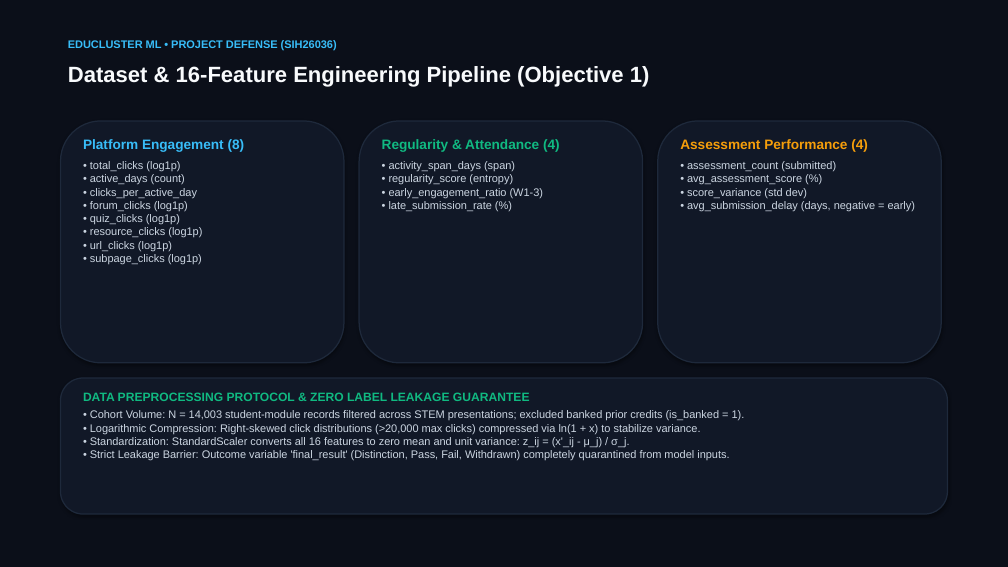
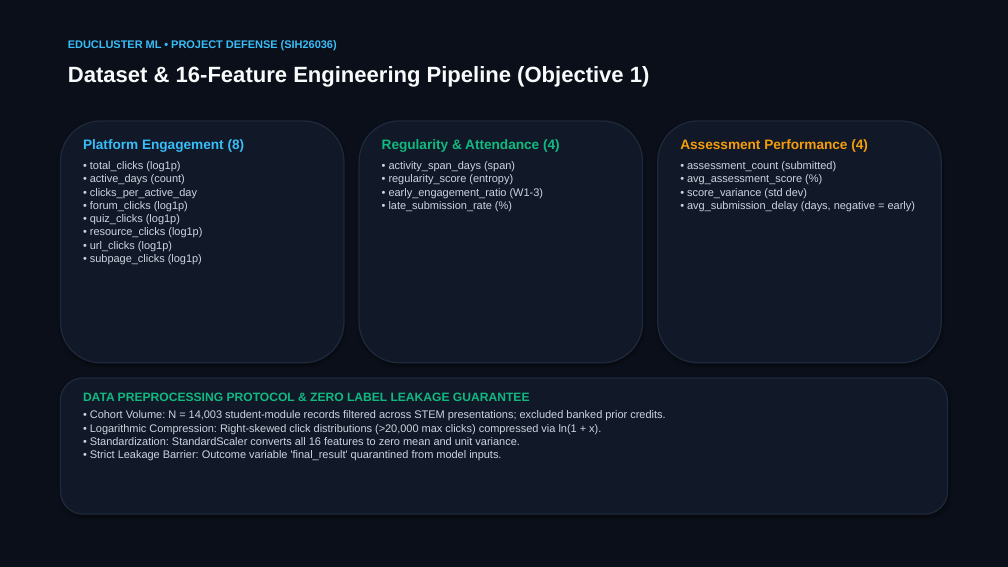
Before and after one commit to parasabhavyaswi/student-engagement-performance-clustering, a slide deck: slide 4 of EduCluster_ML_Presentation.pptx. Drawn at 1008x567 pixels with LibreOffice and Linux fonts; fonts in the diff are those of the drawing. Boxes give left, top, right and bottom in pixels: in the first picture for what was removed or moved away, otherwise in the second. Text is boxed around its words. In the diff, an @@ line names an element or a change of style, - is before the commit and + after.

```diff
--- a/EduCluster_ML_Presentation.pptx
+++ b/EduCluster_ML_Presentation.pptx
@@ text at (90,410,665,461): text changed @@
-• Cohort Volume: N = 14,003 student-module records filtered across STEM presentations; excluded banked prior credits (is_banked = 1).
-• Logarithmic Compression: Right-skewed click distributions (>20,000 max clicks) compressed via ln(1 + x) to stabilize variance.
-• Standardization: StandardScaler converts all 16 features to zero mean and unit variance: z_ij = (x'_ij - μ_j) / σ_j.
-• Strict Leakage Barrier: Outcome variable 'final_result' (Distinction, Pass, Fail, Withdrawn) completely quarantined from model inputs.
+• Cohort Volume: N = 14,003 student-module records filtered across STEM presentations; excluded banked prior credits.
+• Logarithmic Compression: Right-skewed click distributions (>20,000 max clicks) compressed via ln(1 + x).
+• Standardization: StandardScaler converts all 16 features to zero mean and unit variance.
+• Strict Leakage Barrier: Outcome variable 'final_result' quarantined from model inputs.
```
Also in this commit, not shown: 10 other files.
